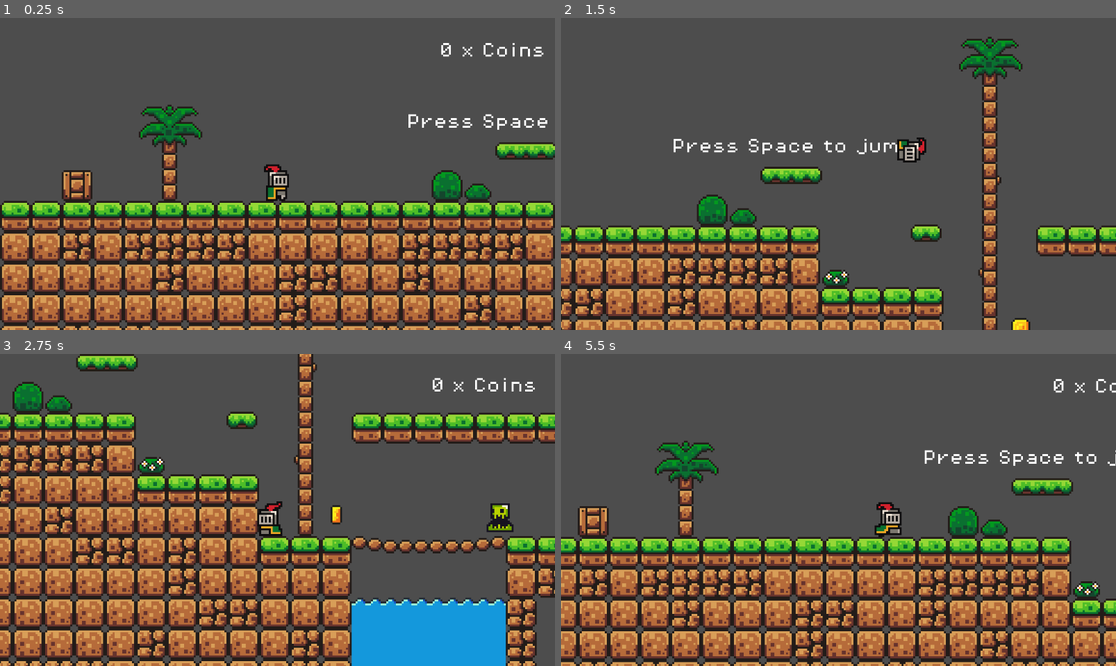
Above: before the commit, frames 1-4 (two rows, left to right).
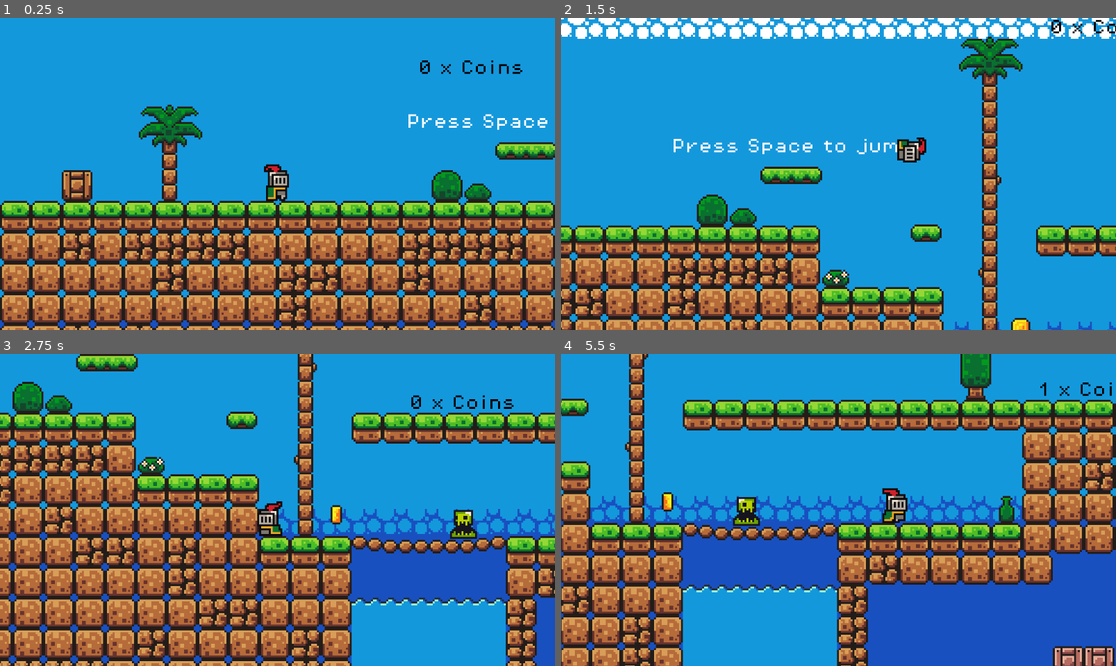
Above: after the commit, the same moments.

Repository: lucben000/Godot-Knight-Game
Game: Godot game, scene res://scenes/game.tscn
Same seed, same stepped clock (60 frames per second), same inputs: the game is played once before the commit and once after it.
Inputs:
- Up to frame 1 (0.25 s): no input
- Up to frame 2 (1.5 s): tap Space (jump) at 0.5, 0.77, 1.25 s; hold D (right) from 0.53 s (still down)
- Up to frame 3 (2.75 s): tap Space (jump) at 1.52, 2 s; release D (right) at 2.03 s; hold Left (left) from 2.03 s (still down)
- Up to frame 4 (5.5 s): tap Space (jump) at 2.75, 3.02, 3.5, 3.77, 4.25, 4.52 s; release Left (left) at 2.78 s; hold D (right) 2.78-4.28 s; hold Left (left) 4.28-5.03 s; hold D (right) from 5.03 s (still down)

The runs differ from the first frame. In frame 1, 57% of the frame differs, in the area x 0-100%, y 0-100%; in frame 2, 75%; in frame 3, 45%; in frame 4, 97%.

Commit message:
added music/sfx and added gravity to enemies

Diff:
--- /dev/null
+++ b/default_bus_layout.tres
@@ -0,0 +1,15 @@
+[gd_resource type="AudioBusLayout" format=3 uid="uid://ctyu3w2k5w2l0"]
+
+[resource]
+bus/1/name = &"Music"
+bus/1/solo = false
+bus/1/mute = false
+bus/1/bypass_fx = false
+bus/1/volume_db = -10.0691595
+bus/1/send = &"Master"
+bus/2/name = &"SFX"
+bus/2/solo = false
+bus/2/mute = false
+bus/2/bypass_fx = false
+bus/2/volume_db = 0.0
+bus/2/send = &"Master"
--- a/project.godot
+++ b/project.godot
@@ -14,6 +14,14 @@
 run/main_scene="uid://dj0umvu4jv2po"
 config/features=PackedStringArray("4.6", "Forward Plus")
 config/icon="res://icon.svg"
+
+[audio]
+
+buses/default_bus_layout="uid://ctyu3w2k5w2l0"
+
+[autoload]
+
+Music="*uid://syax6mrxa8wk"
 
 [input]
 
--- a/scenes/coin.tscn
+++ b/scenes/coin.tscn
@@ -2,6 +2,7 @@
 
 [ext_resource type="Script" uid="uid://4vayel20lhk2" path="res://scripts/coin.gd" id="1_i64fm"]
 [ext_resource type="Texture2D" uid="uid://b285ry3aqrro" path="res://brackeys_platformer_assets/sprites/coin.png" id="1_rwqht"]
+[ext_resource type="AudioStream" uid="uid://fleh8j2jdtkb" path="res://brackeys_platformer_assets/sounds/coin.wav" id="3_11l1o"]
 
 [sub_resource type="AtlasTexture" id="AtlasTexture_i64fm"]
 atlas = ExtResource("1_rwqht")
@@ -98,6 +99,104 @@
 [sub_resource type="CircleShape2D" id="CircleShape2D_ssuvv"]
 radius = 5.0
 
+[sub_resource type="Animation" id="Animation_11l1o"]
+length = 0.001
+tracks/0/type = "value"
+tracks/0/imported = false
+tracks/0/enabled = true
+tracks/0/path = NodePath("../AnimatedSprite2D:visible")
+tracks/0/interp = 1
+tracks/0/loop_wrap = true
+tracks/0/keys = {
+"times": PackedFloat32Array(0),
+"transitions": PackedFloat32Array(1),
+"update": 1,
+"values": [true]
+}
+tracks/1/type = "value"
+tracks/1/imported = false
+tracks/1/enabled = true
+tracks/1/path = NodePath("../CollisionShape2D:disabled")
+tracks/1/interp = 1
+tracks/1/loop_wrap = true
+tracks/1/keys = {
+"times": PackedFloat32Array(0),
+"transitions": PackedFloat32Array(1),
+"update": 1,
+"values": [false]
+}
+tracks/2/type = "value"
+tracks/2/imported = false
+tracks/2/enabled = true
+tracks/2/path = NodePath(".:playing")
+tracks/2/interp = 1
+tracks/2/loop_wrap = true
+tracks/2/keys = {
+"times": PackedFloat32Array(0),
+"transitions": PackedFloat32Array(1),
+"update": 1,
+"values": [false]
+}
+
+[sub_resource type="Animation" id="Animation_d14el"]
+resource_name = "pickup"
+tracks/0/type = "value"
+tracks/0/imported = false
+tracks/0/enabled = true
+tracks/0/path = NodePath("../AnimatedSprite2D:visible")
+tracks/0/interp = 1
+tracks/0/loop_wrap = true
+tracks/0/keys = {
+"times": PackedFloat32Array(0.06666666),
+"transitions": PackedFloat32Array(1),
+"update": 1,
+"values": [false]
+}
+tracks/1/type = "value"
+tracks/1/imported = false
+tracks/1/enabled = true
+tracks/1/path = NodePath("../CollisionShape2D:disabled")
+tracks/1/interp = 1
+tracks/1/loop_wrap = true
+tracks/1/keys = {
+"times": PackedFloat32Array(0.06666666),
+"transitions": PackedFloat32Array(1),
+"update": 1,
+"values": [true]
+}
+tracks/2/type = "value"
+tracks/2/imported = false
+tracks/2/enabled = true
+tracks/2/path = NodePath(".:playing")
+tracks/2/interp = 1
+tracks/2/loop_wrap = true
+tracks/2/keys = {
+"times": PackedFloat32Array(0.06666666),
+"transitions": PackedFloat32Array(1),
+"update": 1,
+"values": [true]
+}
+tracks/3/type = "method"
+tracks/3/imported = false
+tracks/3/enabled = true
+tracks/3/path = NodePath("..")
+tracks/3/interp = 1
+tracks/3/loop_wrap = true
+tracks/3/keys = {
+"times": PackedFloat32Array(1),
+"transitions": PackedFloat32Array(1),
+"values": [{
+"args": [],
+"method": &"queue_free"
+}]
+}
+
+[sub_resource type="AnimationLibrary" id="AnimationLibrary_1ikuy"]
+_data = {
+&"RESET": SubResource("Animation_11l1o"),
+&"pickup": SubResource("Animation_d14el")
+}
+
 [node name="Coin" type="Area2D" unique_id=1337053365]
 collision_mask = 2
 script = ExtResource("1_i64fm")
@@ -110,4 +209,12 @@
 [node name="CollisionShape2D" type="CollisionShape2D" parent="." unique_id=287222286]
 shape = SubResource("CircleShape2D_ssuvv")
 
+[node name="SFX" type="AudioStreamPlayer2D" parent="." unique_id=1883886145]
+stream = ExtResource("3_11l1o")
+bus = &"SFX"
+
+[node name="AnimationPlayer" type="AnimationPlayer" parent="." unique_id=1266996501]
+root_node = NodePath("../SFX")
+libraries/ = SubResource("AnimationLibrary_1ikuy")
+
 [connection signal="body_entered" from="." to="." method="_on_body_entered"]
--- a/scenes/game.tscn
+++ b/scenes/game.tscn
@@ -354,10 +354,11 @@
 
 [node name="ScoreLabel" type="Label" parent="Player/Camera2D" unique_id=673901275]
 unique_name_in_owner = true
-offset_left = 84.0
-offset_top = -75.0
-offset_right = 139.0
-offset_bottom = -52.0
+offset_left = 73.0
+offset_top = -66.0
+offset_right = 128.0
+offset_bottom = -43.0
+theme_override_colors/font_color = Color(0, 0, 0, 1)
 theme_override_fonts/font = ExtResource("8_gee14")
 theme_override_font_sizes/font_size = 8
 text = "0 x Coins"
@@ -368,7 +369,6 @@
 tile_set = SubResource("TileSet_lbhrr")
 
 [node name="Background" type="TileMapLayer" parent="." unique_id=967348905]
-visible = false
 z_index = -1
 tile_map_data = PackedByteArray("AAD9//r/AAAAAAsAAAD9//v/AAAAAAsAAAD9//z/AAAAAAsAAAD9//3/AAAAAAsAAAD9//7/AAAAAAsAAAD9// …(72640 unchanged characters)…
 tile_set = SubResource("TileSet_lnu2h")
@@ -445,19 +445,19 @@
 [node name="Enemies" type="Node" parent="." unique_id=1671161650]
 
 [node name="Green Slime Enemy" parent="Enemies" unique_id=1400166952 instance=ExtResource("4_lbhrr")]
-position = Vector2(472, 50)
+position = Vector2(491, 26)
 
 [node name="Green Slime Enemy5" parent="Enemies" unique_id=1594968367 instance=ExtResource("4_lbhrr")]
-position = Vector2(1486, -222)
+position = Vector2(1372, -250)
 
 [node name="Green Slime Enemy2" parent="Enemies" unique_id=427991161 instance=ExtResource("4_lbhrr")]
-position = Vector2(462, 273)
+position = Vector2(434, 237)
 
 [node name="Green Slime Enemy3" parent="Enemies" unique_id=969916838 instance=ExtResource("4_lbhrr")]
-position = Vector2(639, 129)
+position = Vector2(632, 103)
 
 [node name="Green Slime Enemy4" parent="Enemies" unique_id=1260176676 instance=ExtResource("4_lbhrr")]
-position = Vector2(1041, 289)
+position = Vector2(1049, 240)
 
 [node name="Platforms small" type="Node" parent="." unique_id=1651772346]
 
--- a/scenes/green_slime_enemy.tscn
+++ b/scenes/green_slime_enemy.tscn
@@ -65,3 +65,7 @@
 [node name="RayCastLeft" type="RayCast2D" parent="." unique_id=1966311395]
 position = Vector2(0, 6)
 target_position = Vector2(-11, 0)
+
+[node name="RayCastDown" type="RayCast2D" parent="." unique_id=1844075411]
+position = Vector2(0, 6)
+target_position = Vector2(0, 7)
--- /dev/null
+++ b/scenes/music.tscn
@@ -0,0 +1,8 @@
+[gd_scene format=3 uid="uid://syax6mrxa8wk"]
+
+[ext_resource type="AudioStream" uid="uid://cu5sqve12tsua" path="res://brackeys_platformer_assets/music/time_for_adventure.mp3" id="1_05ggv"]
+
+[node name="Music" type="AudioStreamPlayer2D" unique_id=1146863276]
+stream = ExtResource("1_05ggv")
+autoplay = true
+bus = &"Music"
--- a/scripts/coin.gd
+++ b/scripts/coin.gd
@@ -2,8 +2,9 @@
 
 
 @onready var score_label: Label = %ScoreLabel
+@onready var animation_player: AnimationPlayer = $AnimationPlayer
 
 
 func _on_body_entered(body: Node2D) -> void:
 	score_label.add_score()
-	queue_free()
+	animation_player.play("pickup")
--- a/scripts/green_slime_enemy.gd
+++ b/scripts/green_slime_enemy.gd
@@ -2,10 +2,19 @@
 
 var speed = 60
 var direction = 1
+var gravity = 150
 
 @onready var ray_cast_right: RayCast2D = $RayCastRight
 @onready var ray_cast_left: RayCast2D = $RayCastLeft
+@onready var ray_cast_down: RayCast2D = $RayCastDown
+
 @onready var animated_sprite_2d: AnimatedSprite2D = $AnimatedSprite2D
+
+func _physics_process(delta: float) -> void:
+	if ray_cast_down.is_colliding() == false:
+		position.y += gravity * delta
+
+
 
 # Called every frame. 'delta' is the elapsed time since the previous frame.
 func _process(delta: float) -> void:
Not shown, changed: brackeys_platformer_assets/music/time_for_adventure.mp3.import
Not shown, added: export_presets.cfg
